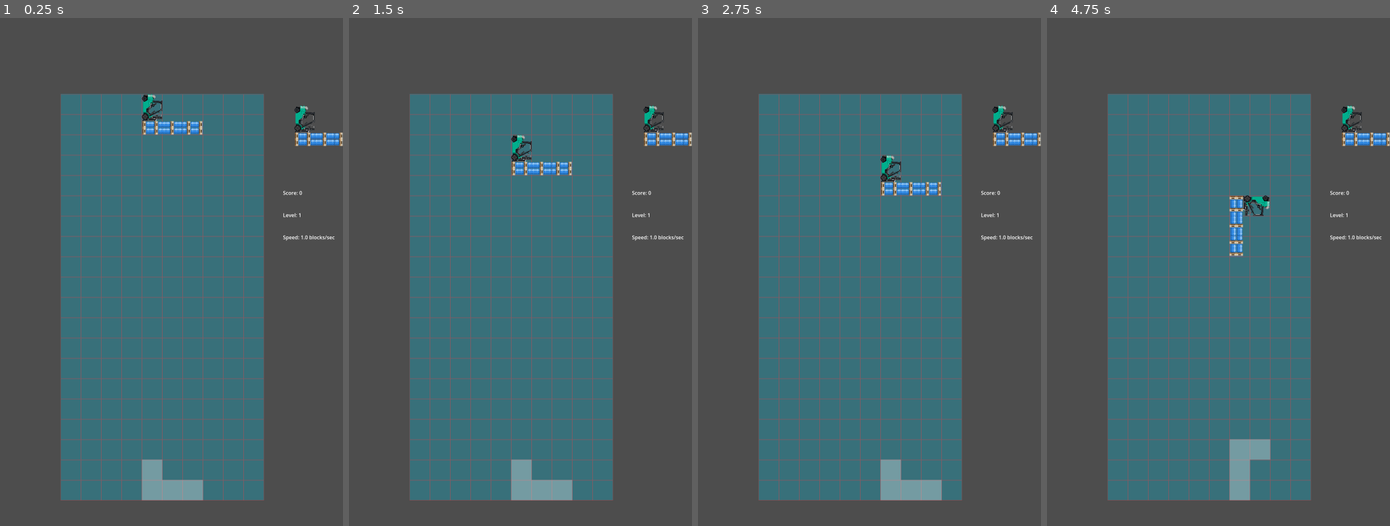
Above: before the commit, frames 1-4 (left to right).
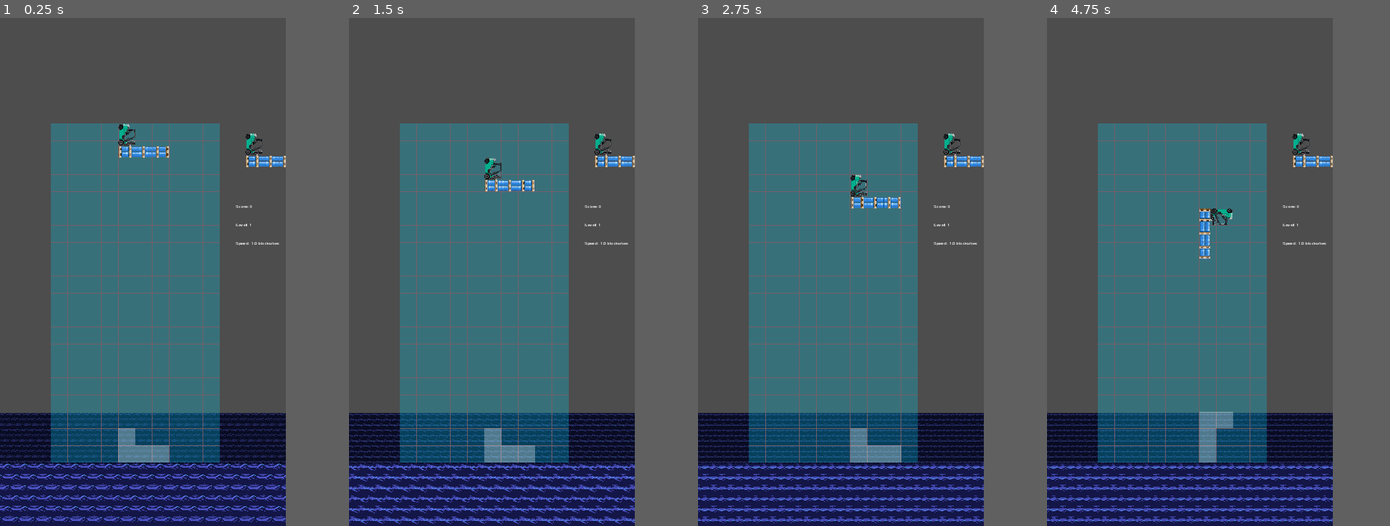
Above: after the commit, the same moments.

Repository: Baral-Chief-of-Compliance/TetrisMMRP
Game: Godot game, scene res://scenes/Main.tscn
Same seed, same stepped clock (60 frames per second), same inputs: the game is played once before the commit and once after it. The project has no main scene, so this scene is started directly.
Inputs:
- Up to frame 1 (0.25 s): no input
- Up to frame 2 (1.5 s): tap Enter (ui_accept) at 0.5, 0.77 s; hold Right (ui_right) 0.53-1.28 s; hold Down (ui_down) from 1.28 s (still down)
- Up to frame 3 (2.75 s): tap Enter (ui_accept) at 1.52 s; release Down (ui_down) at 2.03 s; hold Right (ui_right) from 2.03 s (still down)
- Up to frame 4 (4.75 s): release Right (ui_right) at 2.78 s; hold Up (ui_up) 2.78-3.53 s; tap Enter (ui_accept) at 3.02, 3.77, 4.52 s; hold Left (ui_left) from 3.53 s (still down)
In our replay, the window is 540x800 before the commit and 450x800 after it. These sizes can differ from the game's own. Grey fills any space a smaller window leaves; there, only what the larger window draws over its background counts as a difference.

The runs differ from the first frame. In frame 1, 35% of the frame differs, in the area x 0-100%, y 14-100%; in frame 2, 35%; in frame 3, 35%; in frame 4, 36%, in the area x 0-100%, y 15-100%.

Commit message:
Добавил волны

Diff:
--- a/project.godot
+++ b/project.godot
@@ -18,6 +18,7 @@
 
 window/size/viewport_width=1080
 window/size/viewport_height=1920
+window/stretch/mode="canvas_items"
 window/handheld/orientation=1
 
 [input]
--- /dev/null
+++ b/scenes/LogoScene.tscn
@@ -0,0 +1,32 @@
+[gd_scene format=3 uid="uid://d35lbtol2wq0j"]
+
+[node name="LogoScene" type="Control"]
+layout_mode = 3
+anchors_preset = 15
+anchor_right = 1.0
+anchor_bottom = 1.0
+grow_horizontal = 2
+grow_vertical = 2
+
+[node name="ColorRect" type="ColorRect" parent="."]
+layout_mode = 1
+anchors_preset = 15
+anchor_right = 1.0
+anchor_bottom = 1.0
+grow_horizontal = 2
+grow_vertical = 2
+
+[node name="TextureRect" type="TextureRect" parent="."]
+custom_minimum_size = Vector2(1000, 0)
+layout_mode = 1
+anchors_preset = 8
+anchor_left = 0.5
+anchor_top = 0.5
+anchor_right = 0.5
+anchor_bottom = 0.5
+offset_left = -20.0
+offset_top = -20.0
+offset_right = 20.0
+offset_bottom = 20.0
+grow_horizontal = 2
+grow_vertical = 2
--- a/scenes/Main.tscn
+++ b/scenes/Main.tscn
@@ -1,10 +1,50 @@
-[gd_scene load_steps=3 format=3 uid="uid://cdxrvdedkcdfu"]
+[gd_scene load_steps=4 format=3 uid="uid://cdxrvdedkcdfu"]
 
 [ext_resource type="Script" path="res://scripts/Main.gd" id="1_gy42u"]
 [ext_resource type="Texture2D" uid="uid://chuy2t0jlq432" path="res://assets/cells_back.png" id="2_1lpjx"]
+[ext_resource type="PackedScene" uid="uid://5ejfca8wuhb0" path="res://scenes/waves_line.tscn" id="3_gukrb"]
 
 [node name="Main" type="Node2D"]
 script = ExtResource("1_gy42u")
+
+[node name="BackWavest" type="Node2D" parent="."]
+modulate = Color(0.494118, 0.494118, 0.494118, 1)
+position = Vector2(460, 1200)
+
+[node name="WavesLine" parent="BackWavest" instance=ExtResource("3_gukrb")]
+
+[node name="WavesLine2" parent="BackWavest" instance=ExtResource("3_gukrb")]
+position = Vector2(16, 20)
+
+[node name="WavesLine3" parent="BackWavest" instance=ExtResource("3_gukrb")]
+position = Vector2(0, 40)
+
+[node name="WavesLine4" parent="BackWavest" instance=ExtResource("3_gukrb")]
+position = Vector2(16, 60)
+
+[node name="WavesLine5" parent="BackWavest" instance=ExtResource("3_gukrb")]
+position = Vector2(0, 80)
+
+[node name="WavesLine6" parent="BackWavest" instance=ExtResource("3_gukrb")]
+position = Vector2(16, 100)
+
+[node name="WavesLine7" parent="BackWavest" instance=ExtResource("3_gukrb")]
+position = Vector2(0, 120)
+
+[node name="WavesLine8" parent="BackWavest" instance=ExtResource("3_gukrb")]
+position = Vector2(16, 140)
+
+[node name="WavesLine9" parent="BackWavest" instance=ExtResource("3_gukrb")]
+position = Vector2(0, 160)
+
+[node name="WavesLine10" parent="BackWavest" instance=ExtResource("3_gukrb")]
+position = Vector2(16, 180)
+
+[node name="WavesLine11" parent="BackWavest" instance=ExtResource("3_gukrb")]
+position = Vector2(0, 200)
+
+[node name="WavesLine12" parent="BackWavest" instance=ExtResource("3_gukrb")]
+position = Vector2(16, 220)
 
 [node name="Back" type="Sprite2D" parent="."]
 position = Vector2(420, 741)
@@ -71,3 +111,42 @@
 offset = Vector2(2.63, 0)
 
 [node name="Timer" type="Timer" parent="."]
+
+[node name="WavesFront" type="Node2D" parent="."]
+position = Vector2(429, 1399)
+scale = Vector2(2, 2)
+
+[node name="WavesLine" parent="WavesFront" instance=ExtResource("3_gukrb")]
+
+[node name="WavesLine2" parent="WavesFront" instance=ExtResource("3_gukrb")]
+position = Vector2(16, 20)
+
+[node name="WavesLine3" parent="WavesFront" instance=ExtResource("3_gukrb")]
+position = Vector2(0, 40)
+
+[node name="WavesLine4" parent="WavesFront" instance=ExtResource("3_gukrb")]
+position = Vector2(16, 60)
+
+[node name="WavesLine5" parent="WavesFront" instance=ExtResource("3_gukrb")]
+position = Vector2(0, 80)
+
+[node name="WavesLine6" parent="WavesFront" instance=ExtResource("3_gukrb")]
+position = Vector2(16, 100)
+
+[node name="WavesLine7" parent="WavesFront" instance=ExtResource("3_gukrb")]
+position = Vector2(0, 120)
+
+[node name="WavesLine8" parent="WavesFront" instance=ExtResource("3_gukrb")]
+position = Vector2(16, 140)
+
+[node name="WavesLine9" parent="WavesFront" instance=ExtResource("3_gukrb")]
+position = Vector2(0, 160)
+
+[node name="WavesLine10" parent="WavesFront" instance=ExtResource("3_gukrb")]
+position = Vector2(16, 180)
+
+[node name="WavesLine11" parent="WavesFront" instance=ExtResource("3_gukrb")]
+position = Vector2(0, 200)
+
+[node name="WavesLine12" parent="WavesFront" instance=ExtResource("3_gukrb")]
+position = Vector2(16, 220)
--- /dev/null
+++ b/scenes/waves_base_block.tscn
@@ -0,0 +1,47 @@
+[gd_scene load_steps=10 format=3 uid="uid://bfb62elgud7pd"]
+
+[ext_resource type="Texture2D" uid="uid://wrl64l3yknsc" path="res://assets/waves/waves1.png" id="1_smtmm"]
+[ext_resource type="Texture2D" uid="uid://cyalg1gc3edae" path="res://assets/waves/waves2.png" id="2_c4m2g"]
+[ext_resource type="Texture2D" uid="uid://cp5aygdxpunvb" path="res://assets/waves/waves3.png" id="3_ddw8x"]
+[ext_resource type="Texture2D" uid="uid://bynkftbqrb8dd" path="res://assets/waves/waves4.png" id="4_eumaq"]
+[ext_resource type="Texture2D" uid="uid://by8r7s61a3l1r" path="res://assets/waves/waves5.png" id="5_00it2"]
+[ext_resource type="Texture2D" uid="uid://cp8bvkjw64hm8" path="res://assets/waves/waves6.png" id="6_o8oum"]
+[ext_resource type="Texture2D" uid="uid://cttv5l56w7s6v" path="res://assets/waves/waves7.png" id="7_17dhb"]
+[ext_resource type="Texture2D" uid="uid://bjhymejo5s6n0" path="res://assets/waves/waves8.png" id="8_q0rks"]
+
+[sub_resource type="SpriteFrames" id="SpriteFrames_whmvn"]
+animations = [{
+"frames": [{
+"duration": 1.0,
+"texture": ExtResource("1_smtmm")
+}, {
+"duration": 1.0,
+"texture": ExtResource("2_c4m2g")
+}, {
+"duration": 1.0,
+"texture": ExtResource("3_ddw8x")
+}, {
+"duration": 1.0,
+"texture": ExtResource("4_eumaq")
+}, {
+"duration": 1.0,
+"texture": ExtResource("5_00it2")
+}, {
+"duration": 1.0,
+"texture": ExtResource("6_o8oum")
+}, {
+"duration": 1.0,
+"texture": ExtResource("7_17dhb")
+}, {
+"duration": 1.0,
+"texture": ExtResource("8_q0rks")
+}],
+"loop": true,
+"name": &"default",
+"speed": 8.0
+}]
+
+[node name="WavesBaseBlock" type="AnimatedSprite2D"]
+sprite_frames = SubResource("SpriteFrames_whmvn")
+autoplay = "default"
+frame_progress = 0.926757
--- /dev/null
+++ b/scenes/waves_line.tscn
@@ -0,0 +1,124 @@
+[gd_scene load_steps=2 format=3 uid="uid://5ejfca8wuhb0"]
+
+[ext_resource type="PackedScene" uid="uid://bfb62elgud7pd" path="res://scenes/waves_base_block.tscn" id="1_qy4vq"]
+
+[node name="WavesLine" type="Node2D"]
+
+[node name="WavesBaseBlock" parent="." instance=ExtResource("1_qy4vq")]
+position = Vector2(-32, 0)
+
+[node name="WavesBaseBlock2" parent="." instance=ExtResource("1_qy4vq")]
+position = Vector2(-64, 0)
+
+[node name="WavesBaseBlock3" parent="." instance=ExtResource("1_qy4vq")]
+position = Vector2(-96, 0)
+
+[node name="WavesBaseBlock4" parent="." instance=ExtResource("1_qy4vq")]
+position = Vector2(-128, 0)
+
+[node name="WavesBaseBlock5" parent="." instance=ExtResource("1_qy4vq")]
+position = Vector2(-160, 0)
+
+[node name="WavesBaseBlock6" parent="." instance=ExtResource("1_qy4vq")]
+position = Vector2(-192, 0)
+
+[node name="WavesBaseBlock7" parent="." instance=ExtResource("1_qy4vq")]
+position = Vector2(-224, 0)
+
+[node name="WavesBaseBlock8" parent="." instance=ExtResource("1_qy4vq")]
+position = Vector2(-256, 0)
+
+[node name="WavesBaseBlock9" parent="." instance=ExtResource("1_qy4vq")]
+position = Vector2(-288, 0)
+
+[node name="WavesBaseBlock10" parent="." instance=ExtResource("1_qy4vq")]
+position = Vector2(-320, 0)
+
+[node name="WavesBaseBlock11" parent="." instance=ExtResource("1_qy4vq")]
+position = Vector2(-352, 0)
+
+[node name="WavesBaseBlock12" parent="." instance=ExtResource("1_qy4vq")]
+position = Vector2(-384, 0)
+
+[node name="WavesBaseBlock13" parent="." instance=ExtResource("1_qy4vq")]
+position = Vector2(-416, 0)
+
+[node name="WavesBaseBlock14" parent="." instance=ExtResource("1_qy4vq")]
+position = Vector2(-448, 0)
+
+[node name="WavesBaseBlock15" parent="." instance=ExtResource("1_qy4vq")]
+position = Vector2(-480, 0)
+
+[node name="WavesBaseBlock16" parent="." instance=ExtResource("1_qy4vq")]
+position = Vector2(-512, 0)
+
+[node name="WavesBaseBlock17" parent="." instance=ExtResource("1_qy4vq")]
+position = Vector2(-544, 0)
+
+[node name="WavesBaseBlock18" parent="." instance=ExtResource("1_qy4vq")]
+position = Vector2(-576, 0)
+
+[node name="WavesBaseBlock19" parent="." instance=ExtResource("1_qy4vq")]
+position = Vector2(-608, 0)
+
+[node name="WavesBaseBlock20" parent="." instance=ExtResource("1_qy4vq")]
+position = Vector2(-640, 0)
+
+[node name="WavesBaseBlock21" parent="." instance=ExtResource("1_qy4vq")]
+position = Vector2(32, 0)
+
+[node name="WavesBaseBlock22" parent="." instance=ExtResource("1_qy4vq")]
+position = Vector2(64, 0)
+
+[node name="WavesBaseBlock23" parent="." instance=ExtResource("1_qy4vq")]
+position = Vector2(96, 0)
+
+[node name="WavesBaseBlock24" parent="." instance=ExtResource("1_qy4vq")]
+position = Vector2(128, 0)
+
+[node name="WavesBaseBlock25" parent="." instance=ExtResource("1_qy4vq")]
+position = Vector2(160, 0)
+
+[node name="WavesBaseBlock26" parent="." instance=ExtResource("1_qy4vq")]
+position = Vector2(192, 0)
+
+[node name="WavesBaseBlock27" parent="." instance=ExtResource("1_qy4vq")]
+position = Vector2(224, 0)
+
+[node name="WavesBaseBlock28" parent="." instance=ExtResource("1_qy4vq")]
+position = Vector2(256, 0)
+
+[node name="WavesBaseBlock29" parent="." instance=ExtResource("1_qy4vq")]
+position = Vector2(288, 0)
+
+[node name="WavesBaseBlock30" parent="." instance=ExtResource("1_qy4vq")]
+position = Vector2(320, 0)
+
+[node name="WavesBaseBlock31" parent="." instance=ExtResource("1_qy4vq")]
+position = Vector2(352, 0)
+
+[node name="WavesBaseBlock32" parent="." instance=ExtResource("1_qy4vq")]
+position = Vector2(384, 0)
+
+[node name="WavesBaseBlock33" parent="." instance=ExtResource("1_qy4vq")]
+position = Vector2(416, 0)
+
+[node name="WavesBaseBlock34" parent="." instance=ExtResource("1_qy4vq")]
+position = Vector2(448, 0)
+
+[node name="WavesBaseBlock35" parent="." instance=ExtResource("1_qy4vq")]
+position = Vector2(480, 0)
+
+[node name="WavesBaseBlock36" parent="." instance=ExtResource("1_qy4vq")]
+position = Vector2(512, 0)
+
+[node name="WavesBaseBlock37" parent="." instance=ExtResource("1_qy4vq")]
+position = Vector2(544, 0)
+
+[node name="WavesBaseBlock38" parent="." instance=ExtResource("1_qy4vq")]
+position = Vector2(576, 0)
+
+[node name="WavesBaseBlock39" parent="." instance=ExtResource("1_qy4vq")]
+position = Vector2(608, 0)
+
+[node name="WavesBaseBlock40" parent="." instance=ExtResource("1_qy4vq")]
Binary file added: assets/waves/waves1.png
Not shown, added: assets/waves/waves1.png.import
Binary file added: assets/waves/waves2.png
Not shown, added: assets/waves/waves2.png.import
Binary file added: assets/waves/waves3.png
Not shown, added: assets/waves/waves3.png.import
Binary file added: assets/waves/waves4.png
Not shown, added: assets/waves/waves4.png.import
Binary file added: assets/waves/waves5.png
Not shown, added: assets/waves/waves5.png.import
Binary file added: assets/waves/waves6.png
Not shown, added: assets/waves/waves6.png.import
(and 4 more such lines)
